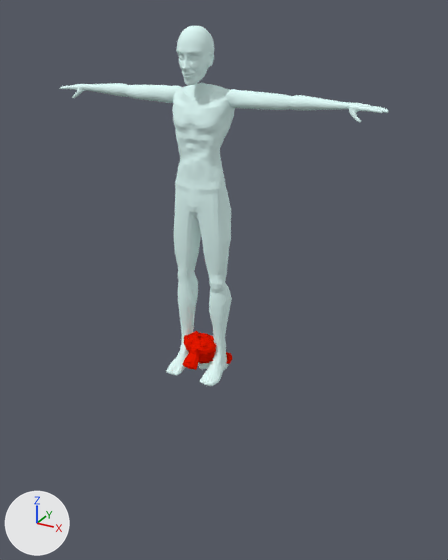
The Blender file misc/bonegroups.blend as it was, and as the next commit left it.
Rendered twice from a camera (50 mm lens) standing at (6.17, -10.36, 7.36) and looking at (0.55, -0.14, 2.25). Every picture has the same lights, and +X, +Y and +Z are marked at lower left.

In view in the first picture: 'hat mesh', 'head mesh', 'left arm mesh', 'right arm mesh', 'torso mesh'.
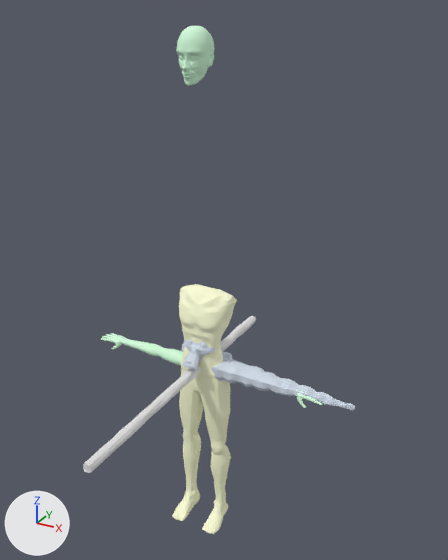
Location of each change, (x1, y1, x2, y2) in pixels of the pictures (448 x 560 px):
'torso mesh', recoloured, mesh moved
    before: (166, 83, 235, 386)
    after: (172, 284, 237, 534)
'left arm mesh', mesh moved
    before: (227, 89, 388, 123)
    after: (294, 390, 322, 408)
'right arm mesh', mesh moved
    before: (60, 83, 181, 103)
    after: (101, 333, 183, 366)
'left tentacle', added
    after: (211, 359, 355, 411)
'handheld', added
    after: (83, 316, 256, 473)
'hat mesh', recoloured (red to white)
    both: (182, 331, 232, 370)

Patch to the scene script:
```diff
--- a/misc/bonegroups.blend.py
+++ b/misc/bonegroups.blend.py
@@ mat_material @@
 mat_material = diffuse_material('Material')
-mat_material.base_color = (0.8, 0.00967, 0.0)  # red #e71900
+mat_material.base_color = (0.637, 0.706, 0.8)  # white #d1dbe7
@@ mat_material_001 @@
+mat_material_001 = diffuse_material('Material.001')
+mat_material_001.base_color = (0.981, 1.0, 0.694)  # white #fdffd9
@@ mat_material_002 @@
+mat_material_002 = diffuse_material('Material.002')
+mat_material_002.base_color = (0.8, 0.8, 0.8)  # white #e7e7e7
@@ me_cube_004 @@
 me_cube_004.from_pydata(...)  # 3190 vertices, 6376 faces; spans x -0.66..0.66, y -0.77..0.4, z 0.01..6.07
 # used by ob_torso_mesh; location = (0.0, 0.0, 0.0)
-me_cube_004.materials.append(mat_material_005)  # white #e4fffc
+# me_cube_004 part 3: the whole mesh is moved by (0.0, 0.0, -4.16)
+me_cube_004.materials.append(mat_material_001)  # white #fdffd9
@@ me_cube_001 @@
 me_cube_001.from_pydata(...)  # 2010 vertices, 4016 faces; spans x -3.5..-0.47, y -0.1..0.29, z 5.61..5.98
 # used by ob_right_arm_mesh; location = (0.0, 0.0, 0.0)
+# me_cube_001 part 1: the whole mesh is moved by (0.59, -0.12, -5.82)
 me_cube_001.materials.append(mat_material_005)
@@ me_cube_000 @@
 me_cube_000.from_pydata(...)  # 2010 vertices, 4016 faces; spans x 0.47..3.5, y -0.1..0.28, z 5.61..5.98
 # used by ob_left_arm_mesh; location = (0.0, 0.0, 0.0)
+# me_cube_000 part 2: the whole mesh is moved by (-0.6, -0.12, -5.81)
 me_cube_000.materials.append(mat_material_005)
@@ me_staff @@
+me_staff.from_pydata(...)  # 200 vertices, 396 faces; spans x -0.12..0.13, y -4.05..2.37, z -0.02..0.19
+me_staff.materials.append(mat_material_002)  # white #e7e7e7
@@ me_cube @@
+me_cube.from_pydata(...)  # 450 vertices, 448 faces; spans x -0.14..3.47, y -0.31..0.32, z -0.21..0.3
+me_cube.materials.append(mat_material)  # white #d1dbe7
@@ ob_handheld @@
+ob_handheld = bpy.data.objects.new('handheld', me_staff)
+ob_handheld.location = (0.0, 0.0, 0.0)
+ob_handheld.rotation_euler = (0.0, 0.0, -0.00471)  # degrees (0, 0, -0.3)
@@ ob_left_tentacle @@
+ob_left_tentacle = bpy.data.objects.new('left tentacle', me_cube)
+ob_left_tentacle.location = (0.0, 0.0, 0.0)
```
